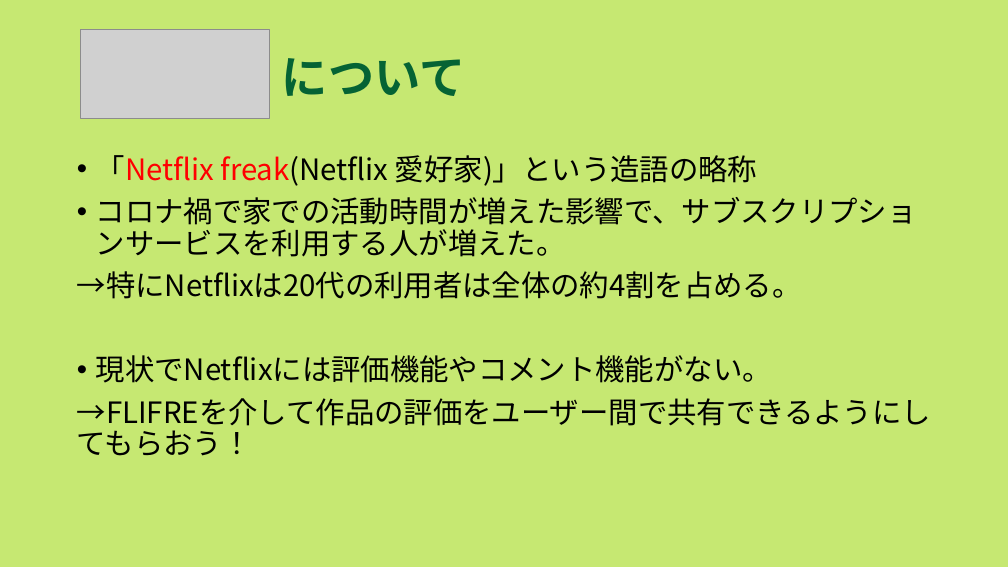
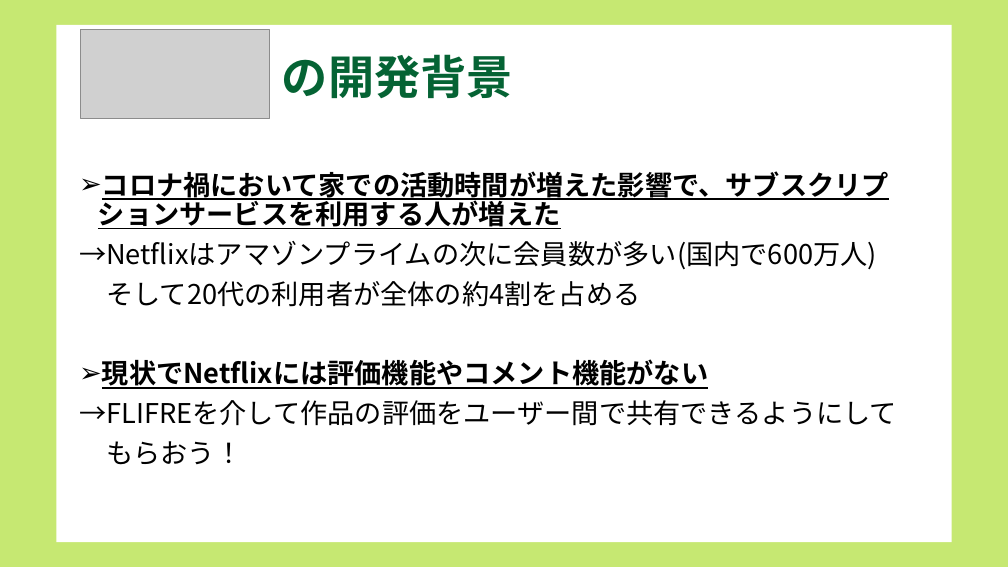
Before and after one commit to dojo2022/B-3, a slide deck: slide 3 of doc/B3炙りえんがわ_成果発表会資料.pptx (slide 2 before the commit). Drawn at 1008x567 pixels with LibreOffice and Linux fonts; fonts in the diff are those of the drawing; grey boxes stand for pictures. Boxes give left, top, right and bottom in pixels: in the first picture for what was removed or moved away, otherwise in the second. Text is boxed around its words. In the diff, an @@ line names an element or a change of style, - is before the commit and + after.

```diff
--- a/doc/B3炙りえんがわ_成果発表会資料.pptx
+++ b/doc/B3炙りえんがわ_成果発表会資料.pptx
@@ rectangle added at <box>57,25,952,542</box>, fill #FFFFFF @@
@@ title at <box>282,54,513,98</box>: text changed @@
-について
+の開発背景
@@ text at <box>79,171,897,465</box>: text changed; size 28 to 25.9 pt @@
-• 「Netflix freak(Netflix 愛好家)」という造語の略称
-• コロナ禍で家での活動時間が増えた影響で、サブスクリプションサービスを利用する人が増えた。
-→特にNetflixは20代の利用者は全体の約4割を占める。
-• 現状でNetflixには評価機能やコメント機能がない。
-→FLIFREを介して作品の評価をユーザー間で共有できるようにしてもらおう！
+➢ コロナ禍において家での活動時間が増えた影響で、サブスクリプションサービスを利用する人が増えた
+→Netflixはアマゾンプライムの次に会員数が多い(国内で600万人)
+そして20代の利用者が全体の約4割を占める
+➢ 現状でNetflixには評価機能やコメント機能がない
+→FLIFREを介して作品の評価をユーザー間で共有できるようにして
+もらおう！
```
Also in this commit, not shown: 13 other slides changed, 3 slides added, 6 slides removed.
